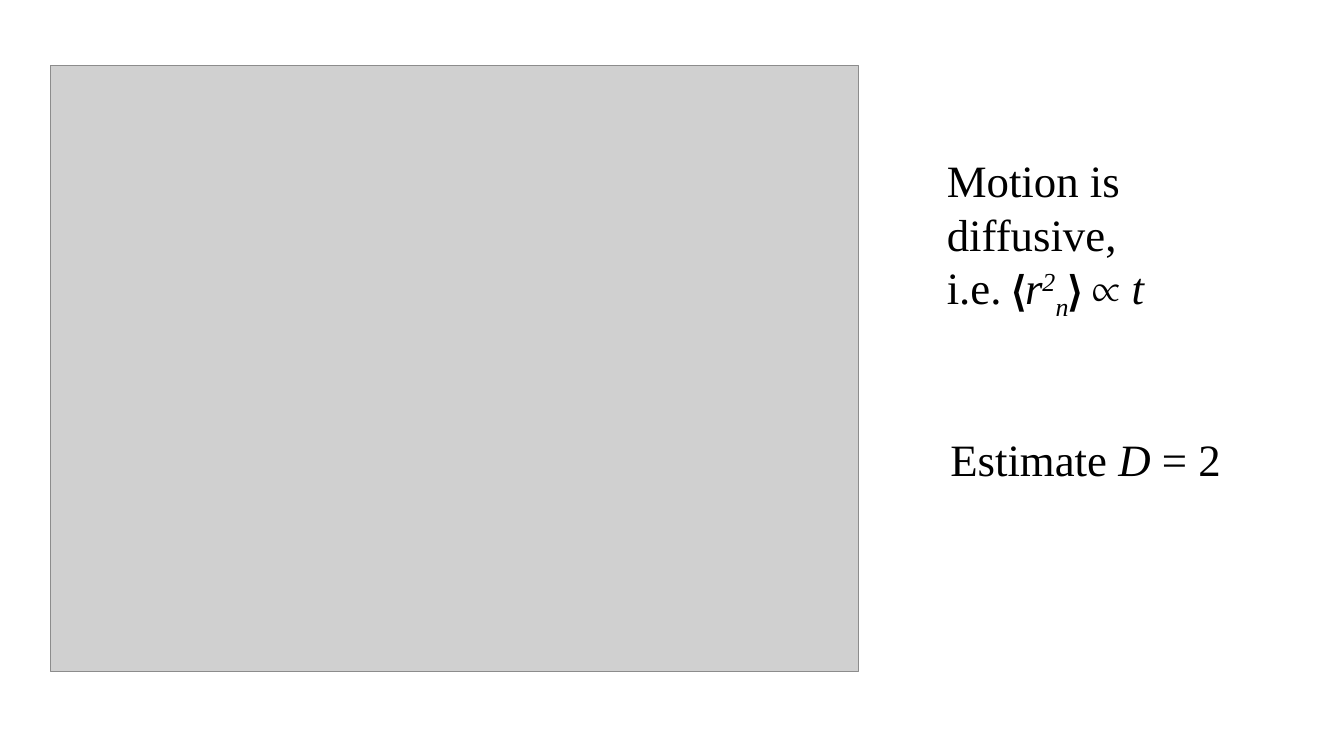
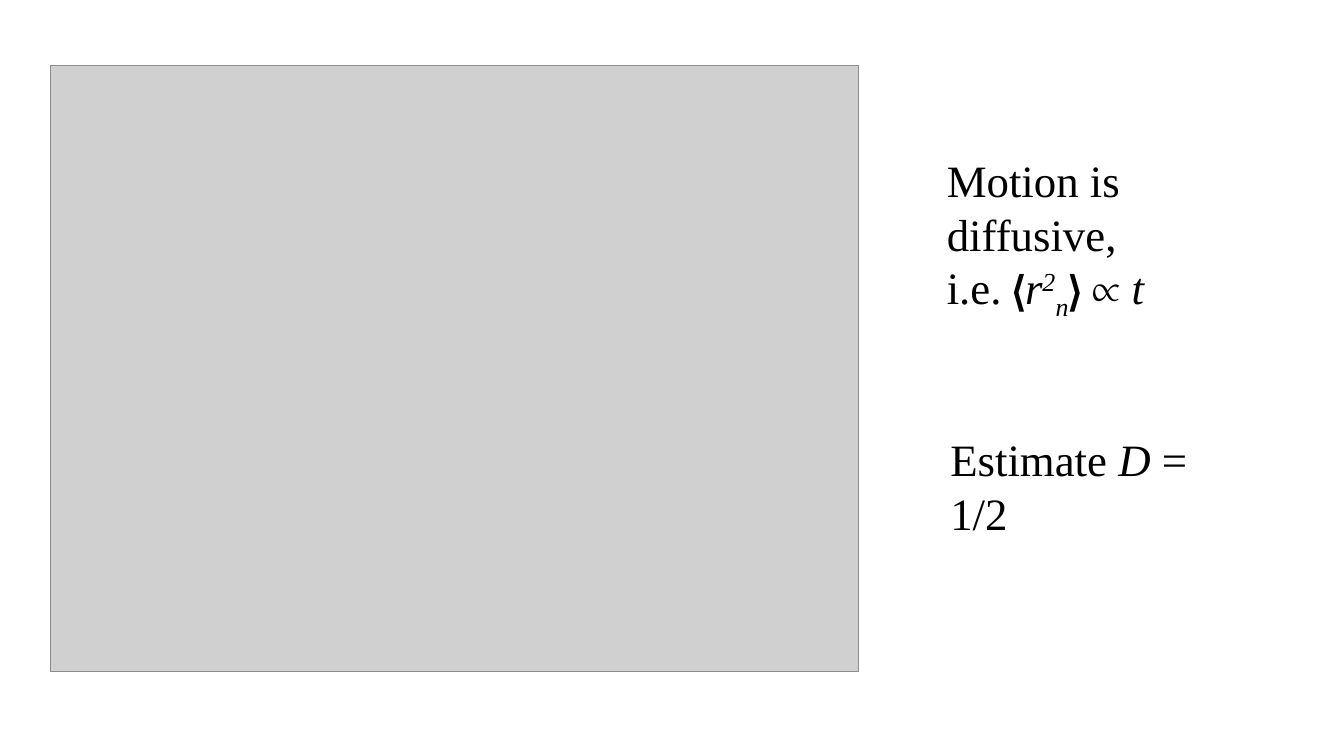
Before and after one commit to LingfeiZhao/Group-Project-1, a slide deck: slide 3 of Group Project 1B.pptx. Drawn at 1344x756 pixels with LibreOffice and Linux fonts; fonts in the diff are those of the drawing; grey boxes stand for pictures. Boxes give left, top, right and bottom in pixels: in the first picture for what was removed or moved away, otherwise in the second. Text is boxed around its words. In the diff, an @@ line names an element or a change of style, - is before the commit and + after.

Commit message:
update

```diff
--- a/Group Project 1B.pptx
+++ b/Group Project 1B.pptx
@@ text at box(950, 446, 1150, 531): text changed @@
-Estimate D = 2
+Estimate D = 1/2
```
